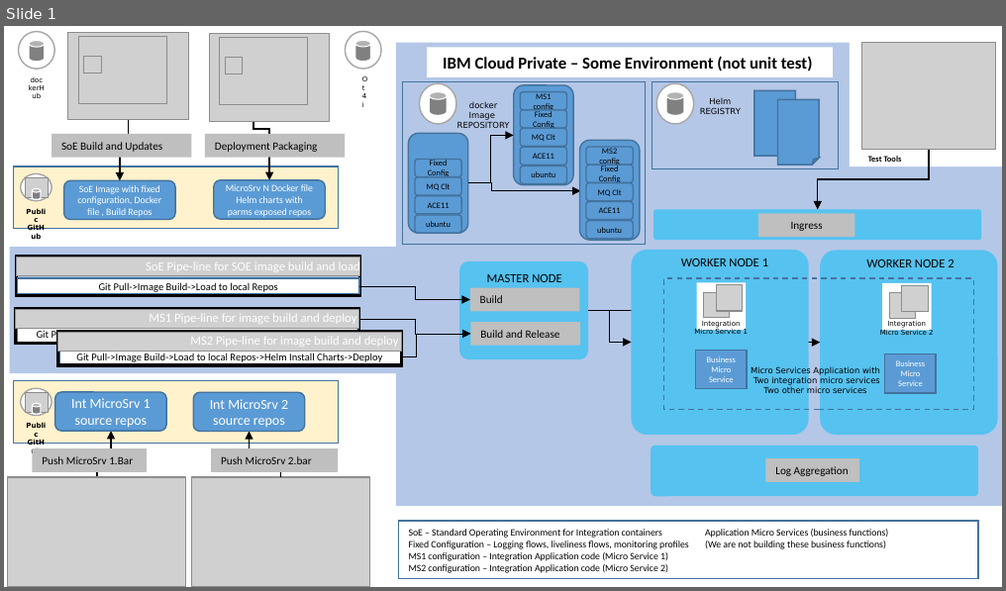
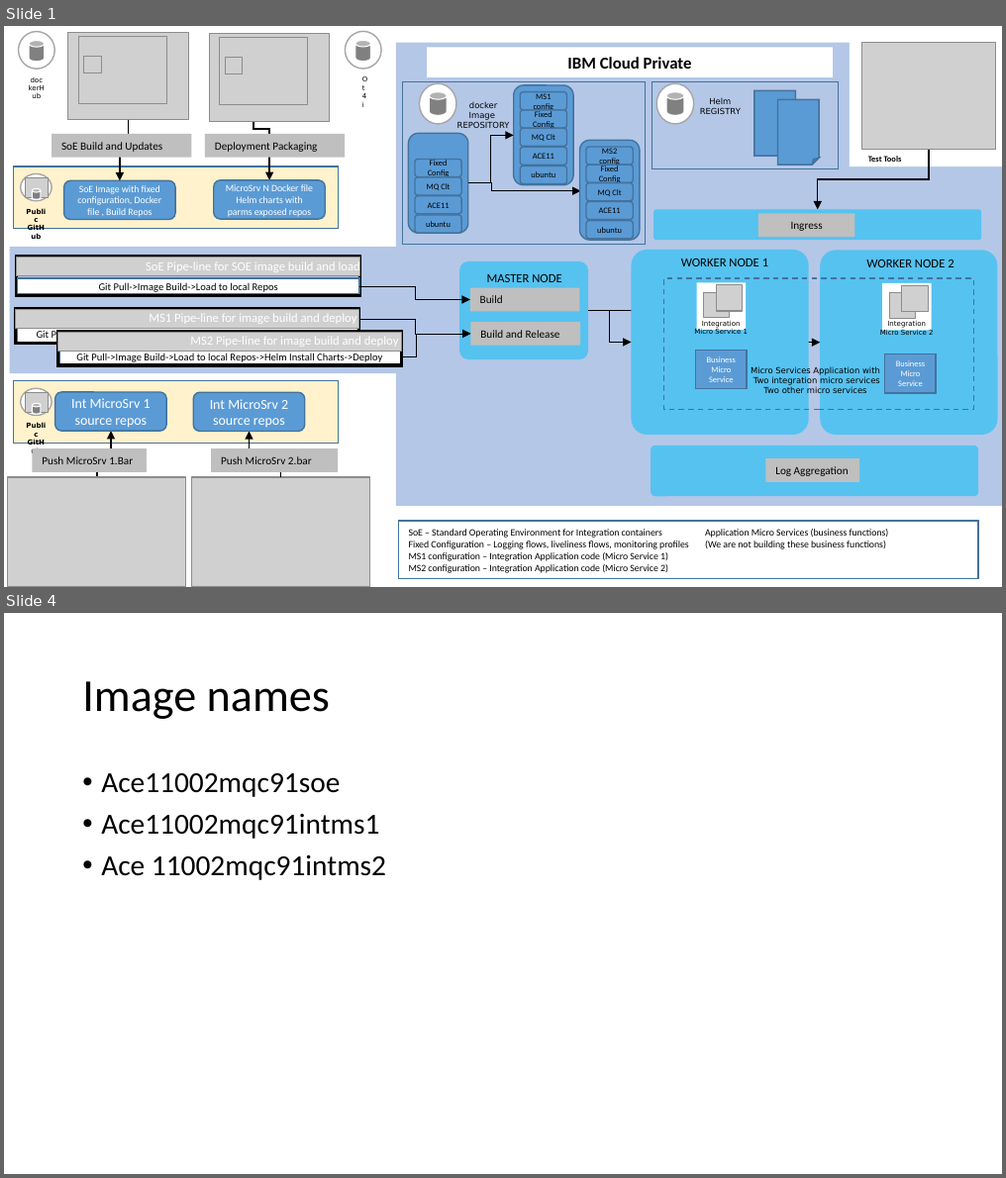
Before and after one commit to DAVEXACOM/ACEonICPIntSupportingMaterial, a slide deck: documentation/ACEonICPIntMicroServicesDiag.pptx. Shown one above the other, each under a label of ours: slide 1 before the commit, slides 1 and 4 after it; the slides between them are not shown. The pictures are 1006x591 and 1006x1178 pixels, drawn with LibreOffice and Linux fonts; fonts in the diff are those of the drawing; grey boxes stand for pictures. Boxes give left, top, right and bottom in pixels: in the first picture for what was removed or moved away, otherwise in the second. Text is boxed around its words. In the diff, an @@ line names an element or a change of style, - is before the commit and + after.

```diff
--- a/documentation/ACEonICPIntMicroServicesDiag.pptx
+++ b/documentation/ACEonICPIntMicroServicesDiag.pptx
@@ slide 4 added at [4,613,1002,1174], background #FFFFFF @@
@@ title added at [82,681,330,719], 33 pt, text #000000 @@
+Image names
@@ text added at [101,773,386,880], 21 pt, text #000000 @@
+• Ace11002mqc91soe
+• Ace11002mqc91intms1
+• Ace 11002mqc91intms2
@@ slide 1 changed as well @@
@@ text in rectangle at [567,57,692,69]: text changed @@
-IBM Cloud Private – Some Environment (not unit test)
+IBM Cloud Private
```
Also in this commit, not shown: 2 other slides added, 3 other files.
